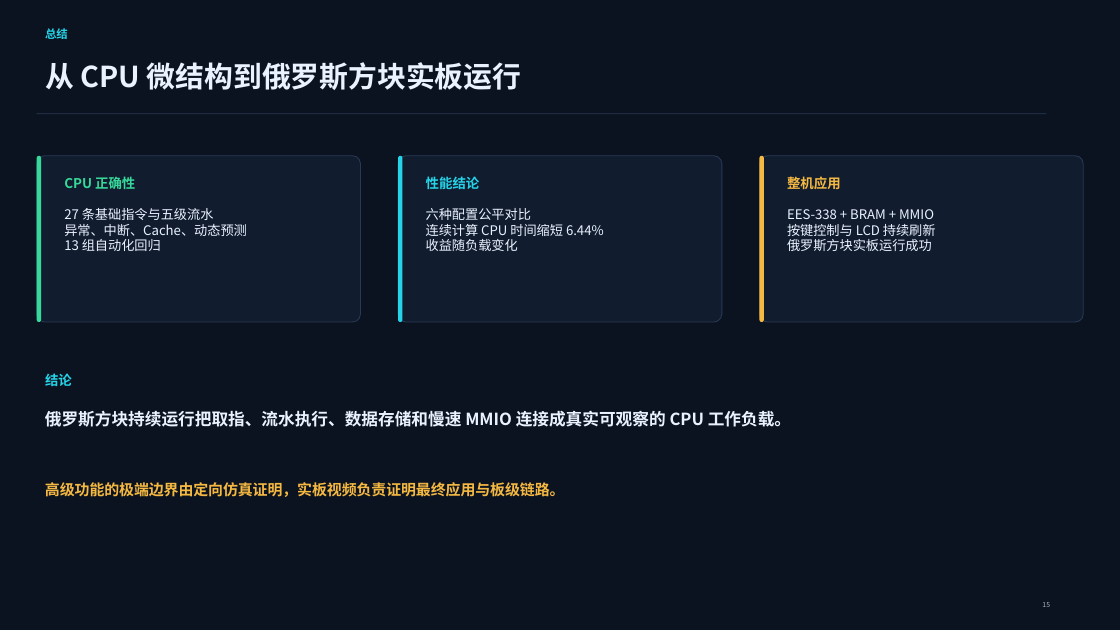
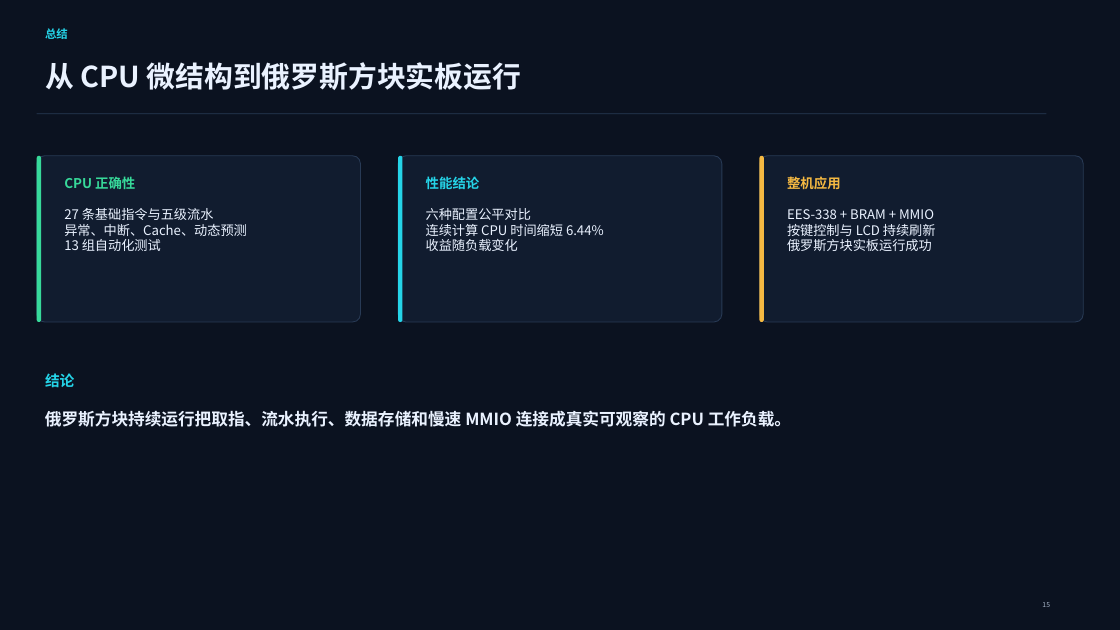
Before and after one commit to Neon246760/CPU-Course-Design, a slide deck: slide 16 of 提交物/06_验收答辩_流水线CPU汇报PPT/1120233061.pptx (slide 15 before the commit). Drawn at 1120x630 pixels with LibreOffice and Linux fonts; fonts in the diff are those of the drawing. Boxes give left, top, right and bottom in pixels: in the first picture for what was removed or moved away, otherwise in the second. Text is boxed around its words. In the diff, an @@ line names an element or a change of style, - is before the commit and + after.

```diff
--- a/提交物/06_验收答辩_流水线CPU汇报PPT/1120233061.pptx
+++ b/提交物/06_验收答辩_流水线CPU汇报PPT/1120233061.pptx
@@ text at [64,239,161,251]: text changed @@
-13 组自动化回归
+13 组自动化测试
@@ text "结论" at [45,373,74,388]: size 11.5 to 12.6 pt @@
@@ text removed at [45,482,564,497] @@
-高级功能的极端边界由定向仿真证明，实板视频负责证明最终应用与板级链路。
```
Also in this commit, not shown: 8 other slides changed, 1 slide added, 6 other files.
